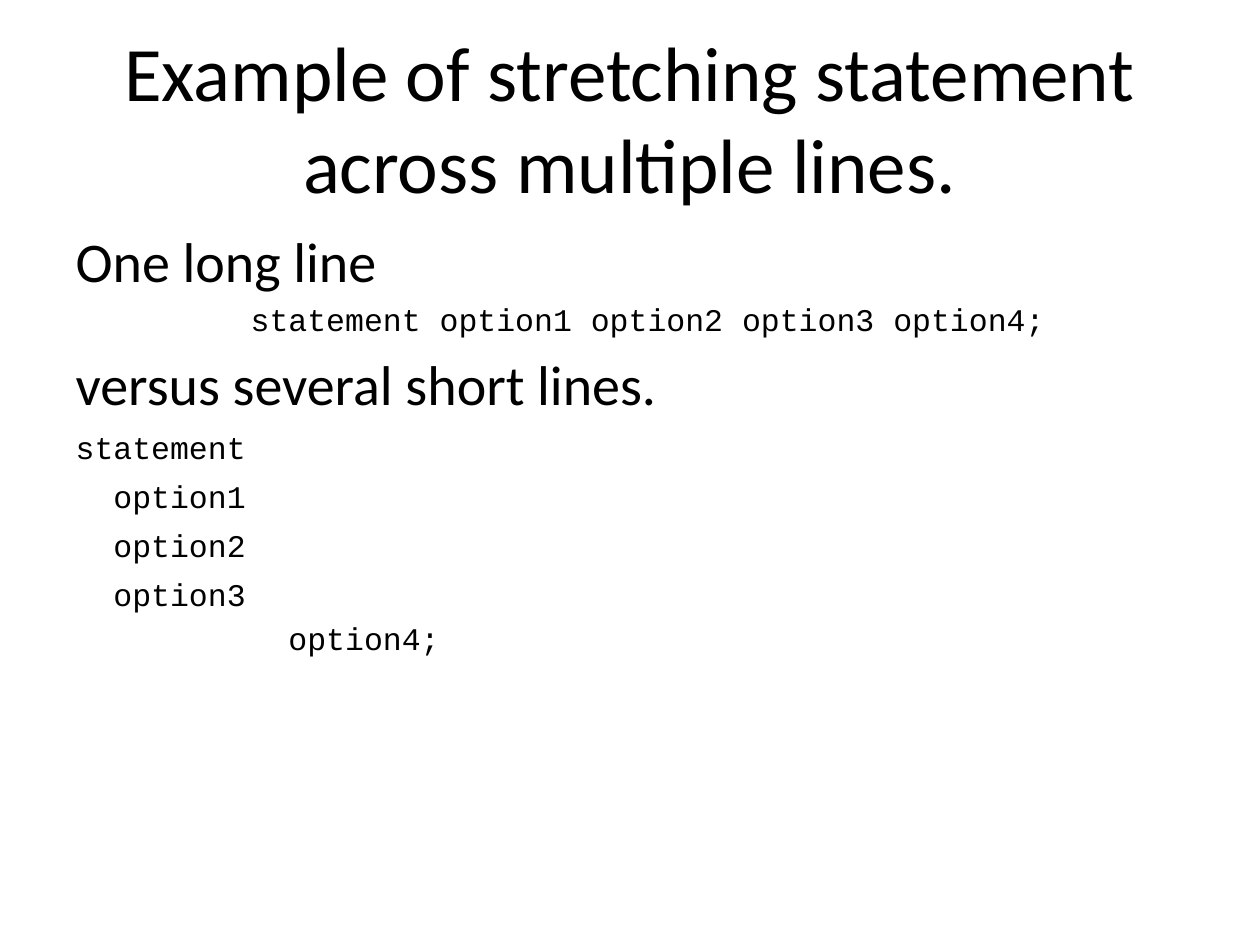
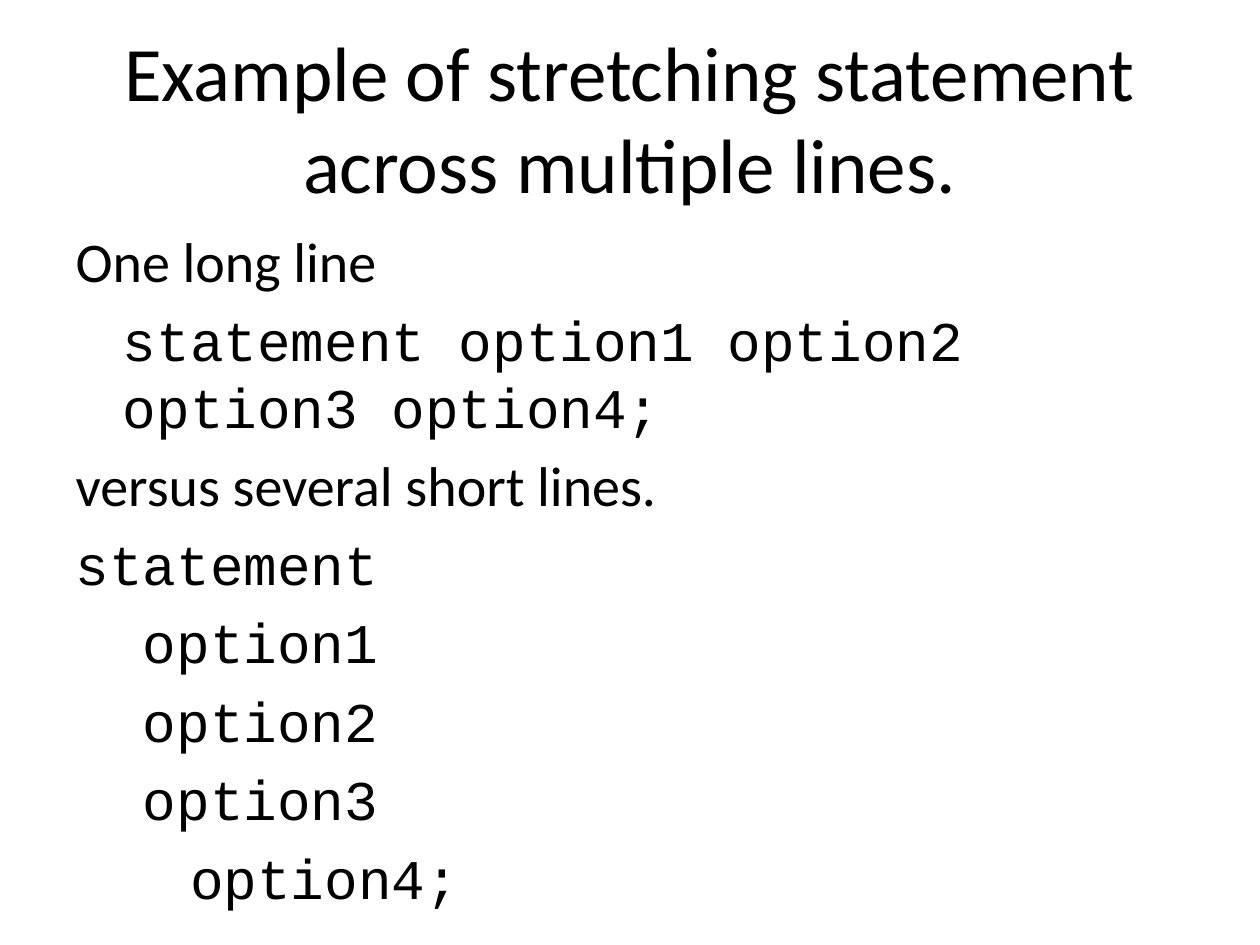
Before and after one commit to pmean/introduction-to-SAS, a slide deck: slide 5 of results/5507-02-simon-slides-and-speaker-notes.pptx. Drawn at 1260x945 pixels with LibreOffice and Linux fonts; fonts in the diff are those of the drawing. Boxes give left, top, right and bottom in pixels: in the first picture for what was removed or moved away, otherwise in the second. Text is boxed around its words. In the diff, an @@ line names an element or a change of style, - is before the commit and + after.

```diff
--- a/results/5507-02-simon-slides-and-speaker-notes.pptx
+++ b/results/5507-02-simon-slides-and-speaker-notes.pptx
@@ text at bbox=[76, 321, 963, 832]: size 18 to 32 pt in "statement option1 option2 option3 option4;", "statement option1 option2 option3 option4;"; indent changed; more space between paragraphs @@
```
Also in this commit, not shown: 27 other slides changed, 5 other files.
